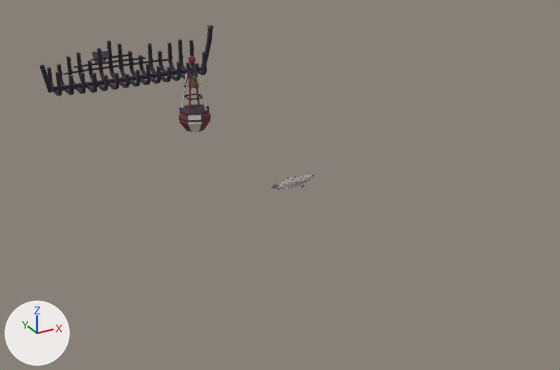
Before and after pictures for a commit that changed the glTF model public/models/lowwater.glb.
Before and after are seen from a 50 mm camera at (-14.08, -944.44, 12.43) aimed at (1.28, -916.52, -1.53). The axes (+X, +Y, +Z) are drawn at lower left. The lights are the same throughout. The picture after the commit comes second. Where no turn or scale is listed for an object, it has been applied to the vertices.

Before the edit, the objects in view are built like this:
```python
me_buoy_float = bpy.data.meshes.new('buoy_float')
me_buoy_float.from_pydata(...)  # 175 vertices, 320 faces; spans x -0.86..0.86, y -0.86..0.86, z -0.7..3.08
# faces by material slot: [92, 64, 136, 28]
me_buoy_float.materials.append(mat_c_7e3440)  # red #7e3440
me_buoy_float.materials.append(mat_c_cfc8c0)  # light grey #cfc8c0
me_buoy_float.materials.append(mat_c_3a3440)  # dark grey #3a3440
me_buoy_float.materials.append(mat_c_2c3a39)  # dark grey #2c3a39
me_wreck_wood = bpy.data.meshes.new('wreck_wood')
me_wreck_wood.from_pydata(...)  # 2364 vertices, 3654 faces; spans x -5.22..5.57, y -1.68..1.75, z -0.79..2.08
# faces by material slot: [3174, 372, 108]
me_wreck_wood.materials.append(mat_c_352e3b)  # dark grey #352e3b
me_wreck_wood.materials.append(mat_c_5a4d57)  # dark grey #5a4d57
me_wreck_wood.materials.append(mat_c_2c3a39)  # dark grey #2c3a39
ob_buoy_float = bpy.data.objects.new('buoy_float', me_buoy_float)
ob_buoy_float.location = (0.0, -910.0, 0.0)
ob_wreck_wood = bpy.data.objects.new('wreck_wood', me_wreck_wood)
ob_wreck_wood.location = (0.0, -900.0, 0.0)
```
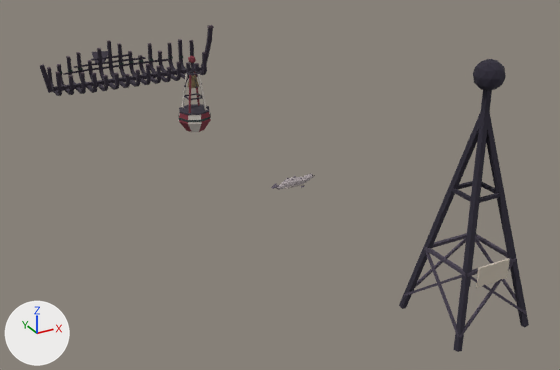
Changed parts and their boxes [x1, y1, x2, y2] in the pictures (560 x 370 px):
'baak.001', added: after [399, 90, 529, 352]
    faces in mat_c_2e2a38 (dark grey #2e2a38): [399, 90, 529, 352]
    faces in mat_c_4a4352 (greyish purple #4a4352): [403, 233, 527, 338]
    faces in mat_c_cfc4b4 (pale yellow #cfc4b4): [476, 258, 510, 288]
'baak_ball', added: after [473, 59, 506, 91]

The change in detail:
Material 'c_2e2a38' (mat_c_2e2a38) is new.
Its base color is (0.0273, 0.0232, 0.0395) (dark grey #2e2a38).
Its roughness is 1.0.
Material 'c_4a4352' (mat_c_4a4352) is new.
Its base color is (0.0685, 0.0561, 0.0844) (greyish purple #4a4352).
Its roughness is 1.0.
Material 'c_cfc4b4' (mat_c_cfc4b4) is new.
Its base color is (0.624, 0.552, 0.456) (pale yellow #cfc4b4).
Its roughness is 1.0.
Mesh me_baak_ball is new.
It is an icosphere of 80 faces spanning x -0.399..0.399, y -0.42..0.42, z 6.58..7.42.
It uses material mat_c_2e2a38 (dark grey #2e2a38).
Mesh me_baak is new.
It has 172 vertices, 264 faces and spans x -1.33..1.33, y -1.33..1.33, z -0.33..6.82.
Faces by material slot: [108, 144, 12].
It uses material mat_c_2e2a38 (dark grey #2e2a38).
It uses material mat_c_4a4352 (greyish purple #4a4352).
It uses material mat_c_cfc4b4 (pale yellow #cfc4b4).
Object 'baak_ball' (ob_baak_ball) is new; it shows me_baak_ball.
Its location is (0.0, -930.0, 0.0).
Object 'baak.001' (ob_baak_001) is new; it shows me_baak.
Its location is (0.0, -930.0, 0.0).
